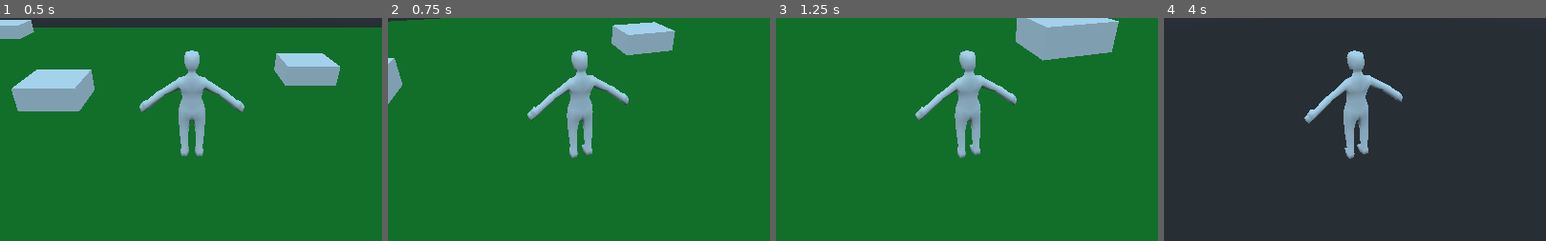
Above: before the commit, frames 1-4 (left to right).
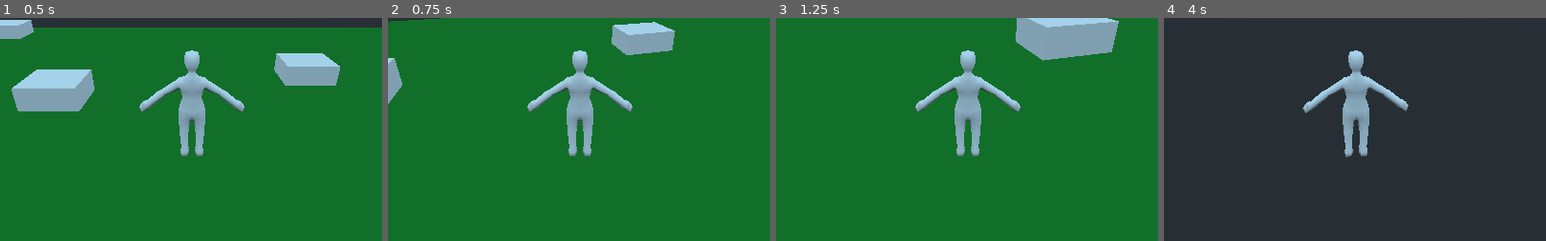
Above: after the commit, the same moments.

Repository: vjms/Godot3rdPersonTemplate
Game: Godot game, scene res://scenes/maps/Sandbox.tscn
Two runs of this game, one before a commit and one after it. Both use one fixed random seed, a clock stepped at 60 frames per second and the inputs below. The project has no main scene, so this scene is started directly.
Inputs (mouse positions are % of the whole screen's width and height, from its top left):
- Up to frame 1 (0.5 s): no input
- Up to frame 2 (0.75 s): move the mouse to (55, 50) at 0.52 s; hold W (move_forward) from 0.53 s (still down)
- Up to frame 3 (1.25 s): keep holding W (move_forward)
- Up to frame 4 (4 s): keep holding W (move_forward); move the mouse to (45, 50) at 1.27 s; move the mouse to (52, 48) at 2.02 s; move the mouse to (49, 52) at 2.77 s; tap Enter at 3.5 s; move the mouse to (57, 51) at 3.52 s
The pictures show only the part of the screen within x 25-75%, y 40-90%; the shares and areas given below are measured in that part.

Frame 1 is identical in both runs. In frame 2, 1.6% of the frame differs, in the area x 36-64%, y 14-63%; in frame 3, 1.6%; in frame 4, 1.8%, in the area x 36-64%, y 14-64%.

Commit message:
basic model rotation

Diff:
--- a/scenes/character/Character.gd
+++ b/scenes/character/Character.gd
@@ -1,13 +1,14 @@
 extends KinematicBody
 
 onready var _camera_anchor = $CameraAnchor
+onready var _model = $Model
 
 var _max_speed = 10.0
 var _acceleration = 5.0
 var _deceleration = 10.0
+var _mouse_sensitivity = 0.005
 var _velocity := Vector3.ZERO
 var _gravity := -9.81
-var _mouse_sensitivity = 0.005
 
 
 func _ready():
@@ -37,6 +38,8 @@
 		var rot = -_camera_anchor.get_rotation().y
 		move_vector = move_vector.normalized().rotated(rot)
 		tmp = lerp(tmp, move_vector * _max_speed, delta * _acceleration)
+
+
 	else:
 		tmp = lerp(tmp, Vector2.ZERO, delta * _deceleration)
 
@@ -44,3 +47,6 @@
 	_velocity.z = tmp.y
 	_velocity.y += _gravity * delta
 	_velocity = move_and_slide(_velocity, Vector3.UP)
+
+	if _velocity.length_squared() > 0.5:
+		_model.rotation.y = tmp.angle_to(Vector2.RIGHT)
--- a/scenes/character/Character.tscn
+++ b/scenes/character/Character.tscn
@@ -15,7 +15,7 @@
 transform = Transform( 1, 0, 0, 0, -4.37114e-08, -1, 0, 1, -4.37114e-08, 0, 0.857452, 0 )
 shape = SubResource( 1 )
 
-[node name="MeshInstance" type="MeshInstance" parent="."]
+[node name="Model" type="MeshInstance" parent="."]
 transform = Transform( 1, 0, 0, 0, -4.37114e-08, -1, 0, 1, -4.37114e-08, 0, 0, 0 )
 mesh = ExtResource( 1 )
 
